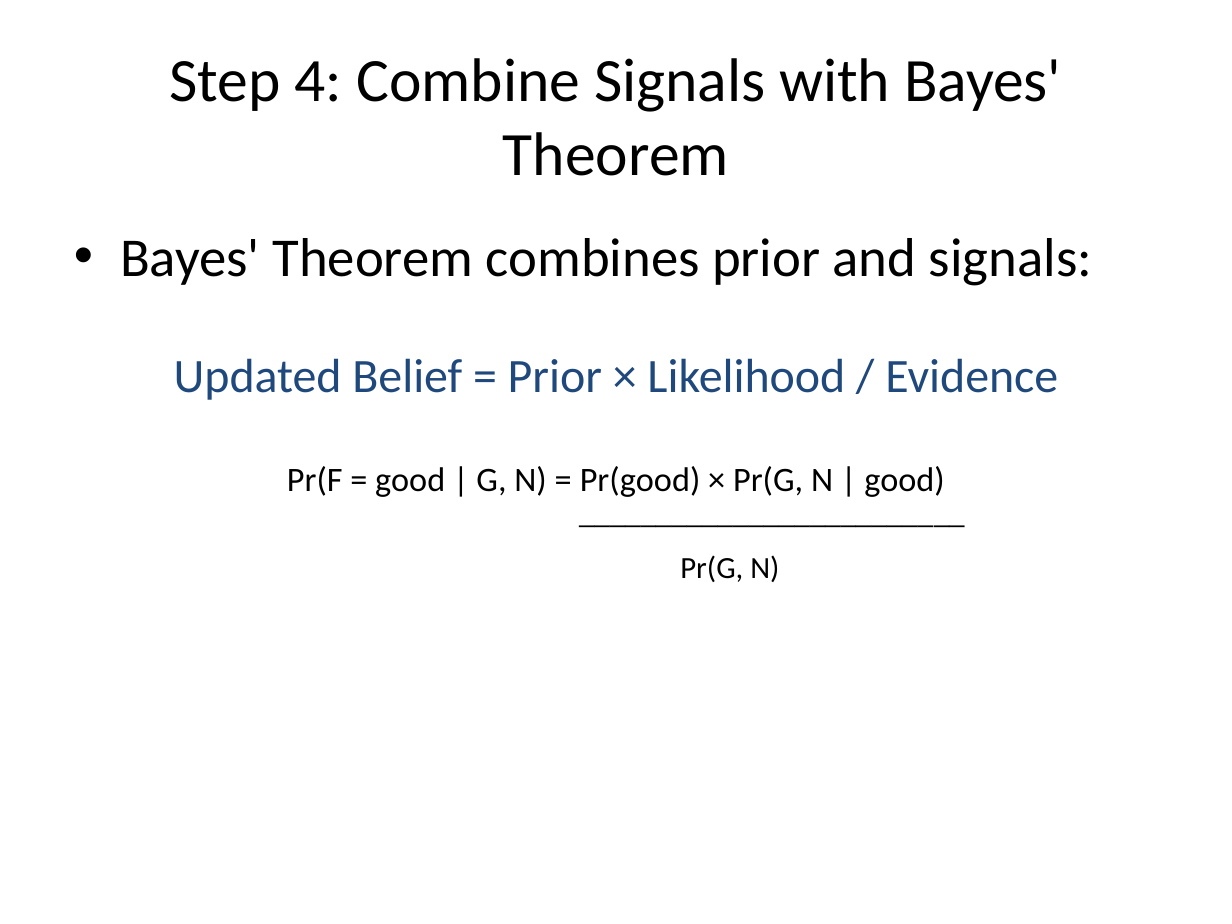
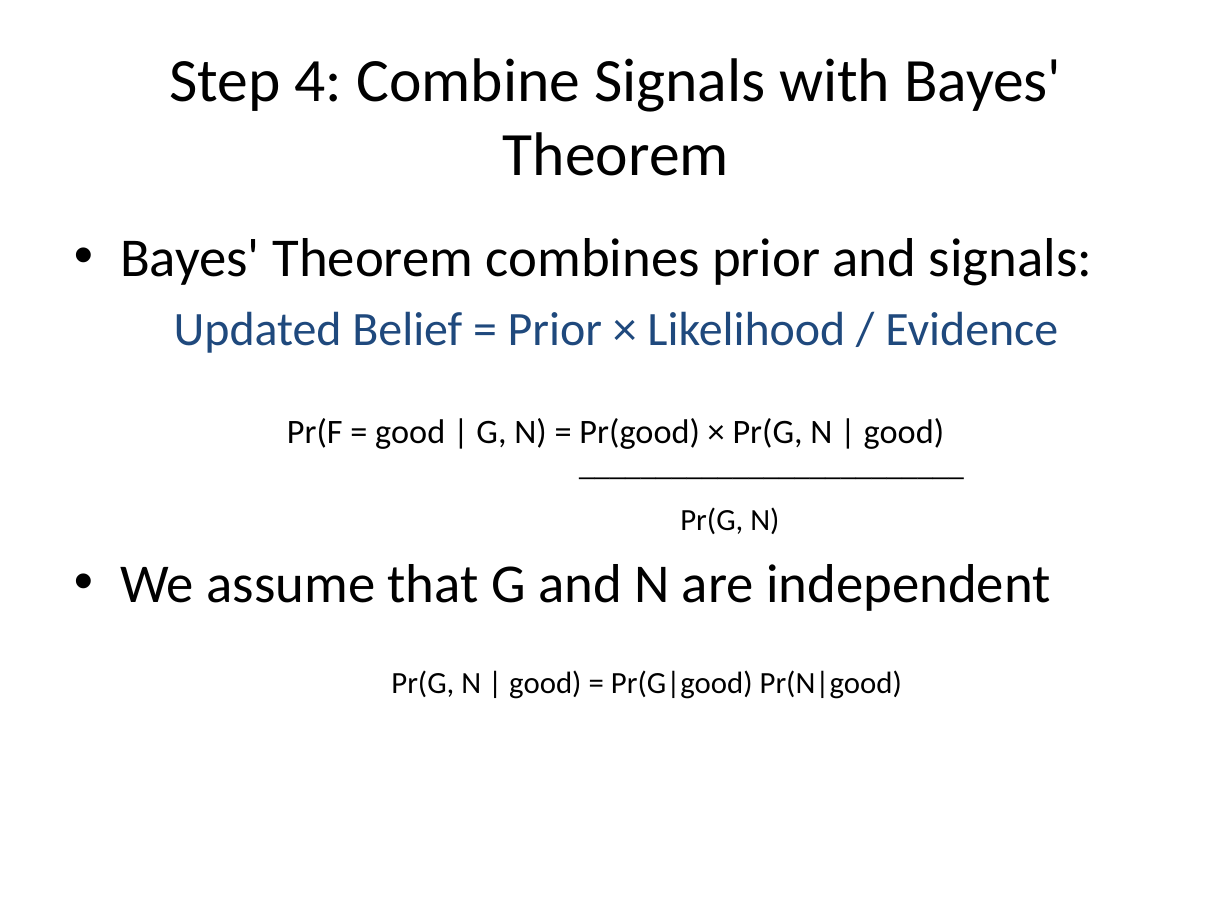
Before and after one commit to lisette-espin/NetworkEffectsGameTheory, a slide deck: slide 7 of pptx/Chaperon_Based_Hiring_Model.pptx. Drawn at 1232x924 pixels with LibreOffice and Linux fonts; fonts in the diff are those of the drawing. Boxes give left, top, right and bottom in pixels: in the first picture for what was removed or moved away, otherwise in the second. Text is boxed around its words. In the diff, an @@ line names an element or a change of style, - is before the commit and + after.

```diff
--- a/pptx/Chaperon_Based_Hiring_Model.pptx
+++ b/pptx/Chaperon_Based_Hiring_Model.pptx
@@ text at <box>120,564,1051,699</box>: paragraphs added @@
+• We assume that G and N are independent
+  Pr(G, N | good) = Pr(G|good) Pr(N|good)
```
Also in this commit, not shown: 4 other slides changed, 10 other files.
